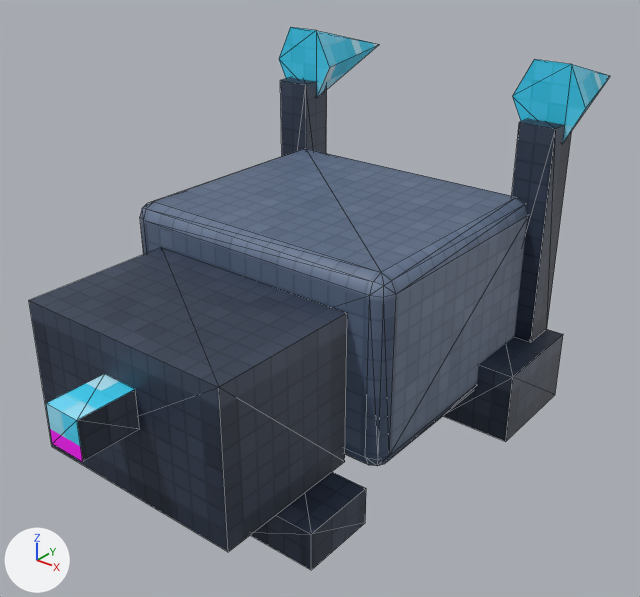
Renders of the glTF model assets/models/Chipmole/Chipmole.glb from each side of a commit.
Rendered twice from a 50 mm camera at (3.36, -4.19, 3.45) aimed at (0.09, -0.1, 0.91). Lighting does not change. The marker at lower left points along +X, +Y and +Z. The older version comes first. Mesh edges are drawn as thin lines.

Objects in the first picture: 'Body', 'pickL', 'pickR', 'tail'.
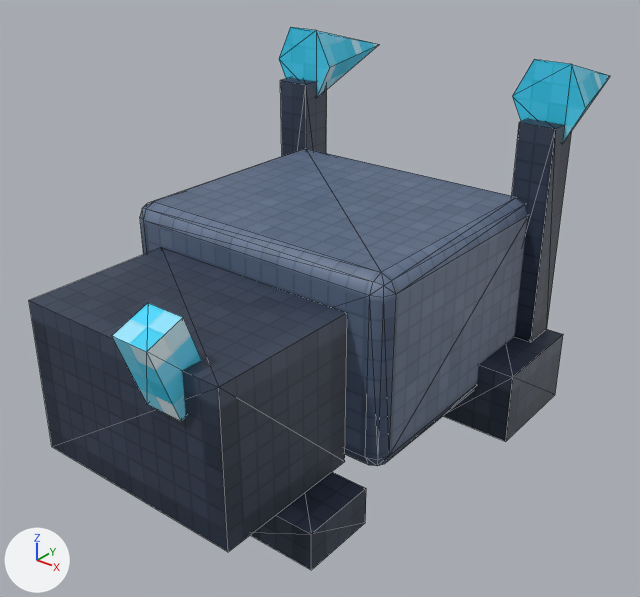
The newer file is also turned or shifted as a whole; pictures and numbers use the older file's frame.

Where the change shows, as pixel boxes [x1, y1, x2, y2] in the pictures (640 x 597 px):
'tailR', added (cyan)
    after: [112, 303, 202, 421]
'tail', deleted
    before: [46, 374, 140, 462]

The change, as a diff of the scene's bpy script:
```diff
--- a/assets/models/Chipmole/Chipmole.glb.py
+++ b/assets/models/Chipmole/Chipmole.glb.py
@@ me_tailr @@
+me_tailr.from_pydata(...)  # 8 vertices, 12 faces; spans x -0.125..0.125, y -0.265..0.14, z -0.028..0.528
+me_tailr.materials.append(mat_chipmole_cells)  # picture img_chipmole_atlas
@@ ob_tail @@
-ob_tail = bpy.data.objects.new('tail', me_tail)
-ob_tail.location = (0.0, -1.688, 0.875)
@@ ob_tailr @@
+ob_tailr = bpy.data.objects.new('tailR', me_tailr)
+ob_tailr.location = (0.375, -1.625, 1.0)
```
